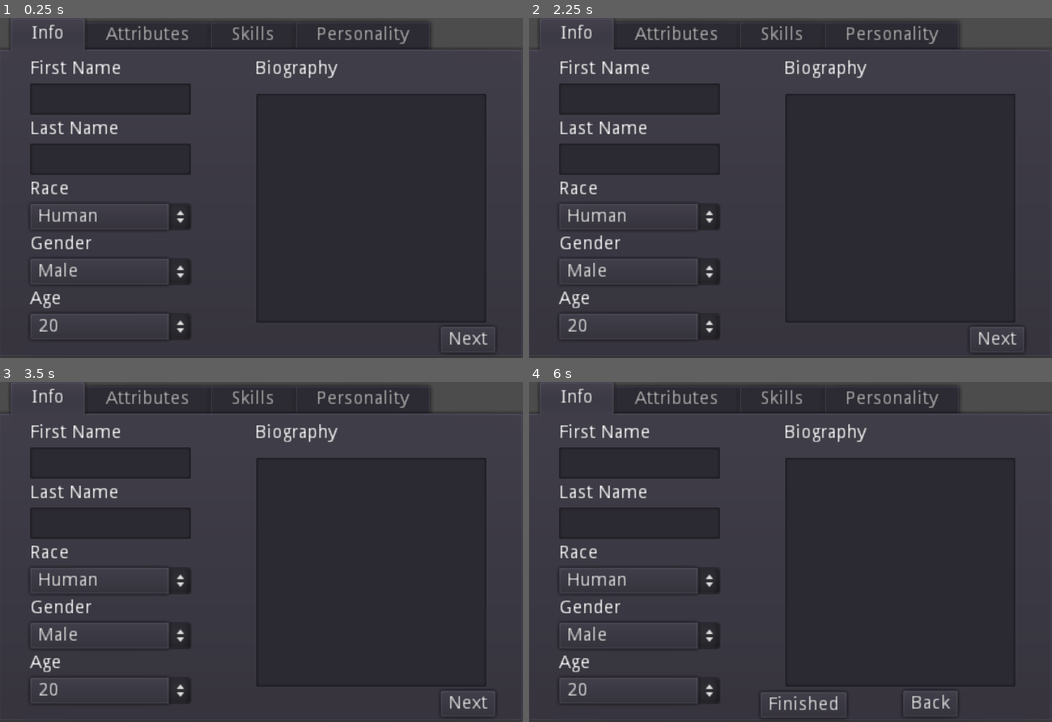
Above: before the commit, frames 1-4 (two rows, left to right).
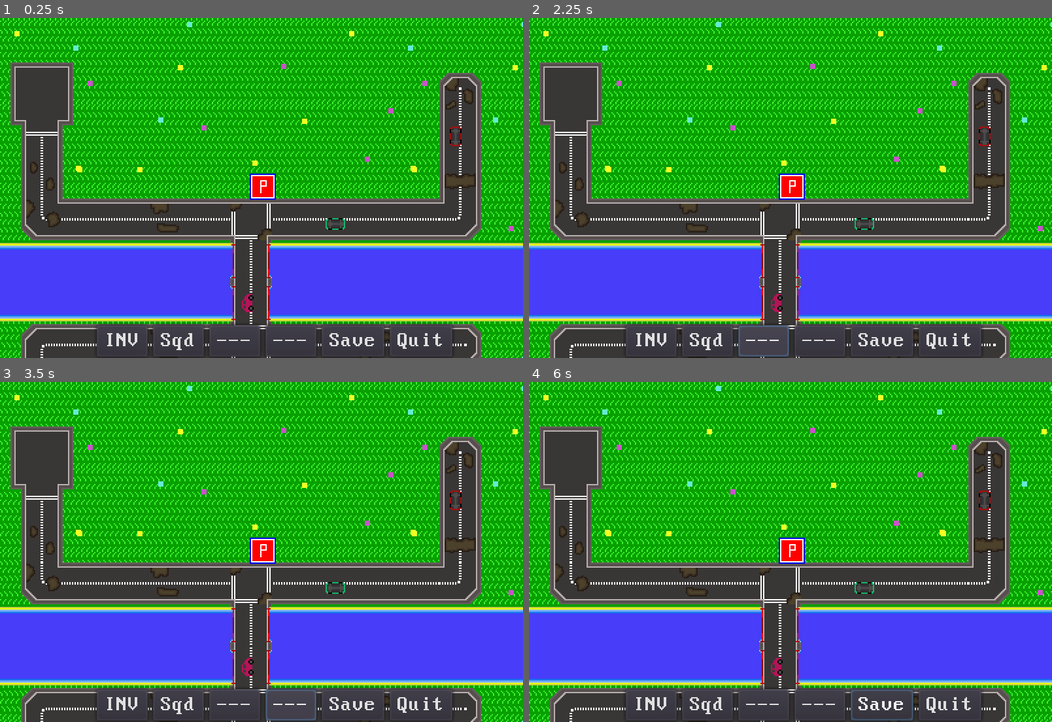
Above: after the commit, the same moments.

Repository: layonthehorn/Wasteland_clone
Game: Godot game, scene res://TestWorld.tscn
Same seed, same stepped clock (60 frames per second), same inputs: the game is played once before the commit and once after it. Before the commit the project starts from res://Menus/CharacterCreationScreen.tscn.
Inputs (mouse positions are in pixels of both pictures, inside the frame that each line leads up to):
- Up to frame 1 (0.25 s): no input
- Up to frame 2 (2.25 s): click (649, 341) at 0.5 s, where only the run after the commit has a clickable "INV"; click (706, 341) at 1.25 s, where only the run after the commit has a clickable "Sqd"; click (764, 341) at 2 s, where only the run after the commit has a clickable "---"
- Up to frame 3 (3.5 s): click (292, 705) at 2.75 s, where only the run after the commit has a clickable "---"
- Up to frame 4 (6 s): click (884, 705) at 3.5 s, where only the run after the commit has a clickable "Save"; click (999, 705) at 4.25 s, where only the run before the commit has a clickable "Next"; click (999, 705) at 5 s, where only the run before the commit has a clickable "Next"; click (999, 705) at 5.75 s, where only the run before the commit has a clickable "Next"

The runs differ from the first frame. In frame 1, 80% of the frame differs, in the area x 0-100%, y 0-100%; in frame 2, 80%; in frame 3, 80%; in frame 4, 80%.

Commit message:
asdj;flk

Diff:
--- a/Menus/menubar.gd
+++ b/Menus/menubar.gd
@@ -18,17 +18,3 @@
 # quits the game
 func _on_Quit_pressed():
 	 get_tree().quit()
-
-
-func _on_Testing_Down_pressed():
-	if points_used > 0:
-		number_points += 1
-		points_used -= 1
-		print(points_used)
-
-
-func _on_Testing_Up_pressed():
-	if number_points > 0:
-		number_points -= 1
-		points_used += 1
-		print(points_used)
--- a/Menus/menubar.tscn
+++ b/Menus/menubar.tscn
@@ -1,67 +1,78 @@
-[gd_scene load_steps=4 format=2]
+[gd_scene load_steps=5 format=2]
 
 [ext_resource path="res://theme.png" type="Texture" id=1]
 [ext_resource path="res://fonts/new_dynamicfont.tres" type="DynamicFont" id=2]
+[ext_resource path="res://Menus/menubar.gd" type="Script" id=3]
 
 [sub_resource type="Theme" id=1]
 default_font = ExtResource( 2 )
 
-[node name="Control" type="Control"]
-anchor_right = 1.0
-anchor_bottom = 1.0
+[node name="CanvasLayer" type="CanvasLayer"]
+script = ExtResource( 3 )
+
+[node name="Control" type="Control" parent="."]
+anchor_left = 0.130962
+anchor_top = 0.292237
+anchor_right = 1.13096
+anchor_bottom = 1.29224
 theme = SubResource( 1 )
 __meta__ = {
 "_edit_use_anchors_": true
 }
 
-[node name="NinePatchRect" type="NinePatchRect" parent="."]
+[node name="NinePatchRect" type="NinePatchRect" parent="Control"]
 margin_left = 1.0
 margin_top = 155.0
 margin_right = 319.0
 margin_bottom = 179.0
 texture = ExtResource( 1 )
+draw_center = false
 __meta__ = {
 "_edit_use_anchors_": false
 }
 
-[node name="HBoxContainer" type="HBoxContainer" parent="NinePatchRect"]
+[node name="HBoxContainer" type="HBoxContainer" parent="Control/NinePatchRect"]
 margin_right = 319.0
 margin_bottom = 24.0
 __meta__ = {
 "_edit_use_anchors_": true
 }
 
-[node name="Button" type="Button" parent="NinePatchRect/HBoxContainer"]
+[node name="Inventory" type="Button" parent="Control/NinePatchRect/HBoxContainer"]
 margin_right = 39.0
 margin_bottom = 24.0
 text = "INV"
 
-[node name="Button2" type="Button" parent="NinePatchRect/HBoxContainer"]
+[node name="Squad" type="Button" parent="Control/NinePatchRect/HBoxContainer"]
 margin_left = 43.0
 margin_right = 82.0
 margin_bottom = 24.0
 text = "Sqd"
 
-[node name="Button3" type="Button" parent="NinePatchRect/HBoxContainer"]
+[node name="Button3" type="Button" parent="Control/NinePatchRect/HBoxContainer"]
 margin_left = 86.0
 margin_right = 125.0
 margin_bottom = 24.0
 text = "---"
 
-[node name="Button4" type="Button" parent="NinePatchRect/HBoxContainer"]
+[node name="Button4" type="Button" parent="Control/NinePatchRect/HBoxContainer"]
 margin_left = 129.0
 margin_right = 168.0
 margin_bottom = 24.0
 text = "---"
 
-[node name="Button5" type="Button" parent="NinePatchRect/HBoxContainer"]
+[node name="Save" type="Button" parent="Control/NinePatchRect/HBoxContainer"]
 margin_left = 172.0
 margin_right = 220.0
 margin_bottom = 24.0
 text = "Save"
 
-[node name="Button6" type="Button" parent="NinePatchRect/HBoxContainer"]
+[node name="Quit" type="Button" parent="Control/NinePatchRect/HBoxContainer"]
 margin_left = 224.0
 margin_right = 272.0
 margin_bottom = 24.0
 text = "Quit"
+[connection signal="pressed" from="Control/NinePatchRect/HBoxContainer/Inventory" to="." method="_on_Inventory_pressed"]
+[connection signal="pressed" from="Control/NinePatchRect/HBoxContainer/Squad" to="." method="_on_Squad_pressed"]
+[connection signal="pressed" from="Control/NinePatchRect/HBoxContainer/Save" to="." method="_on_Save_pressed"]
+[connection signal="pressed" from="Control/NinePatchRect/HBoxContainer/Quit" to="." method="_on_Quit_pressed"]
--- a/TestWorld.tscn
+++ b/TestWorld.tscn
@@ -8,6 +8,9 @@
 [ext_resource path="res://Menus/menubar.tscn" type="PackedScene" id=6]
 
 [node name="TestWorld" type="Node2D"]
+__meta__ = {
+"_edit_vertical_guides_": [  ]
+}
 
 [node name="YSort" type="YSort" parent="."]
 
@@ -45,13 +48,13 @@
 }
 
 [node name="Camera2D" type="Camera2D" parent="."]
-visible = false
 position = Vector2( 152, 88 )
 current = true
 smoothing_enabled = true
-smoothing_speed = 10.0
 
 [node name="Control" parent="Camera2D" instance=ExtResource( 6 )]
+offset = Vector2( 21, 4 )
+transform = Transform2D( 1, 0, 0, 1, 21, 4 )
 
 [node name="E_Prompt" parent="." instance=ExtResource( 3 )]
 position = Vector2( -15.8919, 38.4055 )
--- a/project.godot
+++ b/project.godot
@@ -33,7 +33,7 @@
 [application]
 
 config/name="Wasteland_clone"
-run/main_scene="res://Menus/CharacterCreationScreen.tscn"
+run/main_scene="res://TestWorld.tscn"
 boot_splash/bg_color=Color( 0.141176, 0.141176, 0.141176, 1 )
 config/icon="res://icon.png"
 
